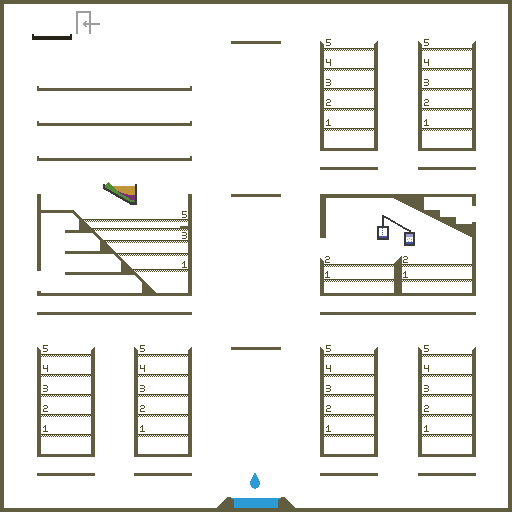
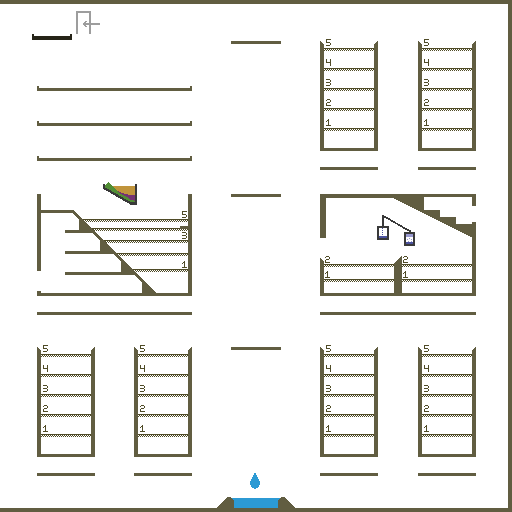
Comparing the layer stacks of the two 512 x 512 images. Changes:
painted on "bg" over [0, 4, 4, 508]
